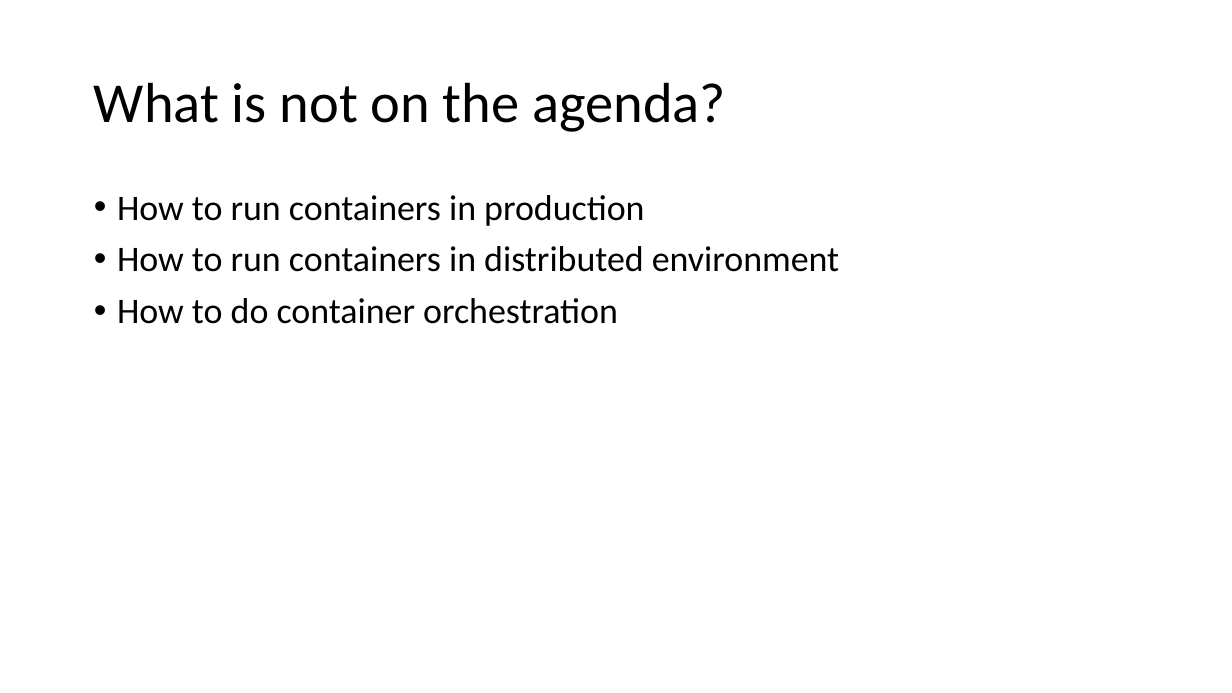
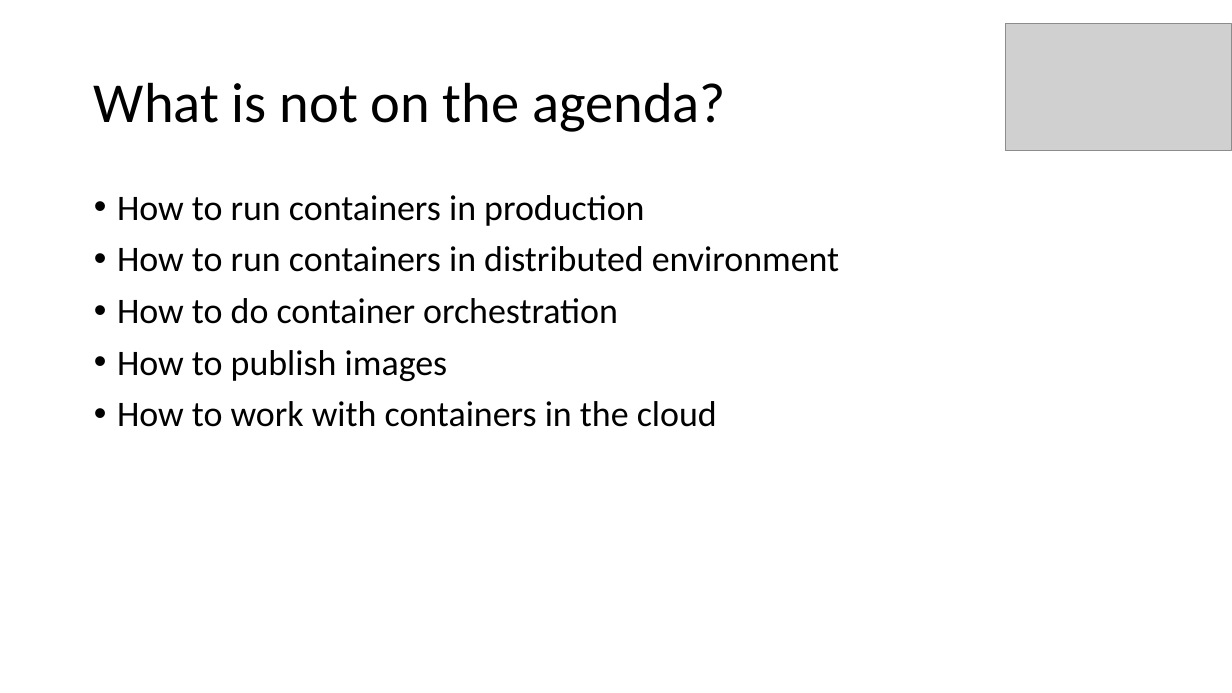
Before and after one commit to aljazsim/docker-masterclass-examples, a slide deck: slide 3 of Docker Masterclass.pptx. Drawn at 1232x693 pixels with LibreOffice and Linux fonts; fonts in the diff are those of the drawing; grey boxes stand for pictures. Boxes give left, top, right and bottom in pixels: in the first picture for what was removed or moved away, otherwise in the second. Text is boxed around its words. In the diff, an @@ line names an element or a change of style, - is before the commit and + after.

```diff
--- a/Docker Masterclass.pptx
+++ b/Docker Masterclass.pptx
@@ picture added at bbox=[1006, 23, 1231, 151] @@
@@ text at bbox=[117, 350, 717, 427]: paragraphs added @@
+• How to publish images
+• How to work with containers in the cloud
```
Also in this commit, not shown: 57 other slides changed.
